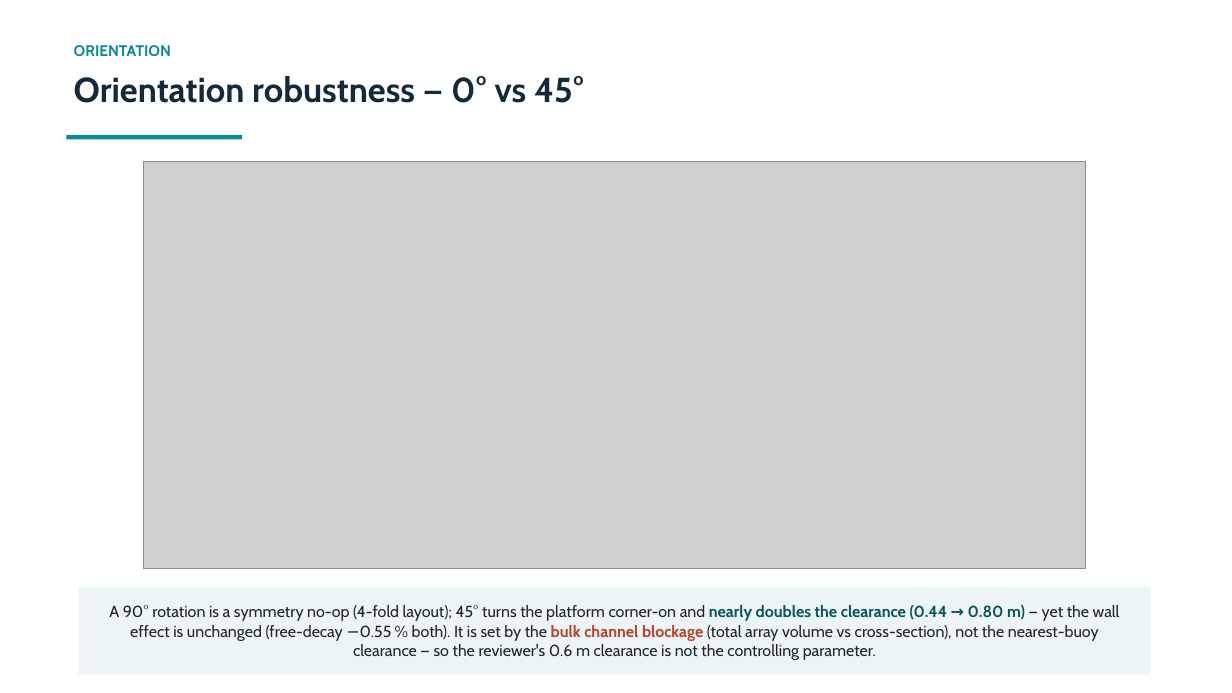
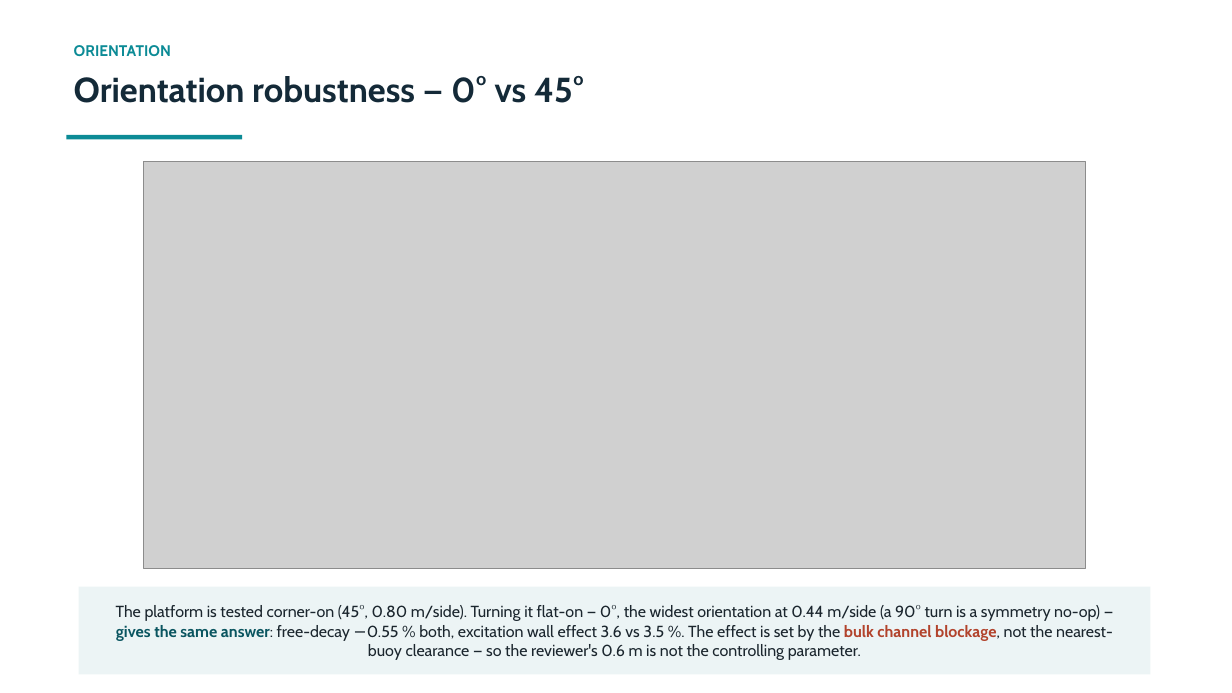
Before and after one commit to xabi80/HSP, a slide deck: slide 11 of studies/platform-12buoy/flume-wall-effect/Flume_wall_effect_technical.pptx (slide 10 before the commit). Drawn at 1232x693 pixels with LibreOffice and Linux fonts; fonts in the diff are those of the drawing; grey boxes stand for pictures. Boxes give left, top, right and bottom in pixels: in the first picture for what was removed or moved away, otherwise in the second. Text is boxed around its words. In the diff, an @@ line names an element or a change of style, - is before the commit and + after.

```diff
--- a/studies/platform-12buoy/flume-wall-effect/Flume_wall_effect_technical.pptx
+++ b/studies/platform-12buoy/flume-wall-effect/Flume_wall_effect_technical.pptx
@@ text at (116, 605, 1113, 660): text changed @@
-A 90° rotation is a symmetry no-op (4-fold layout); 45° turns the platform corner-on and nearly doubles the clearance (0.44 → 0.80 m) — yet the wall effect is unchanged (free-decay −0.55 % both). It is set by the bulk channel blockage (total array volume vs cross-section), not the nearest-buoy clearance — so the reviewer's 0.6 m clearance is not the controlling parameter.
+The platform is tested corner-on (45°, 0.80 m/side). Turning it flat-on — 0°, the widest orientation at 0.44 m/side (a 90° turn is a symmetry no-op) — gives the same answer: free-decay −0.55 % both, excitation wall effect 3.6 vs 3.5 %. The effect is set by the bulk channel blockage, not the nearest-buoy clearance — so the reviewer's 0.6 m is not the controlling parameter.
```
Also in this commit, not shown: 6 other slides changed, 1 slide added, 7 other files.
